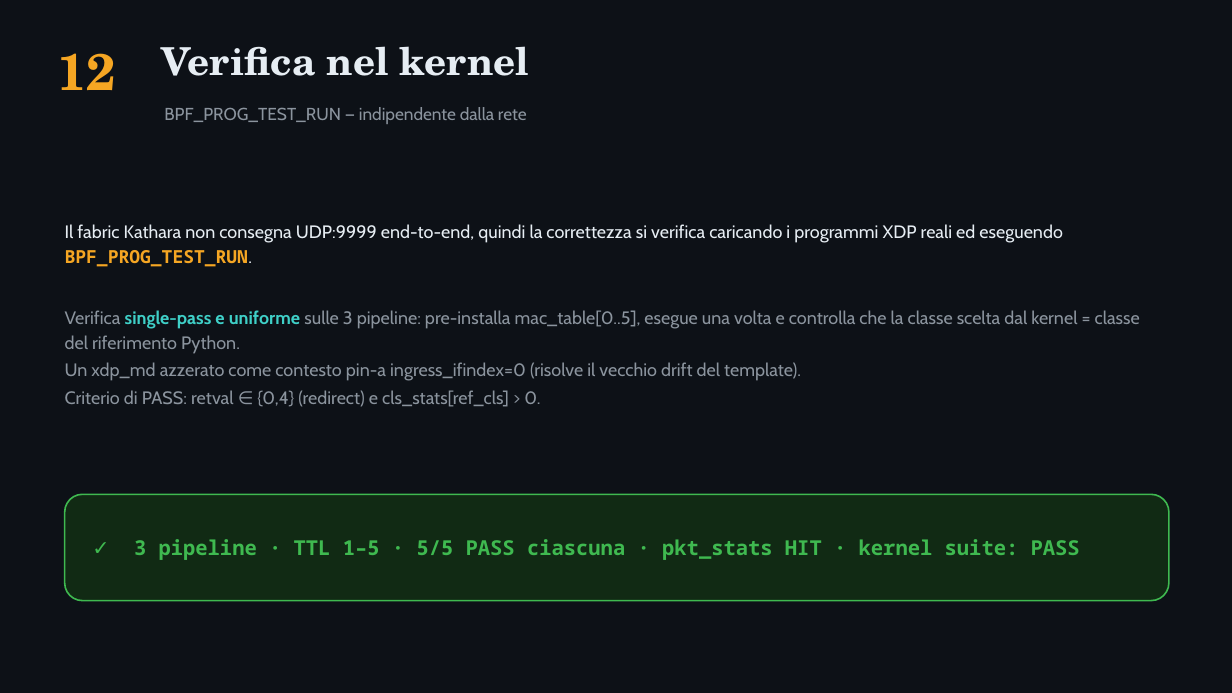
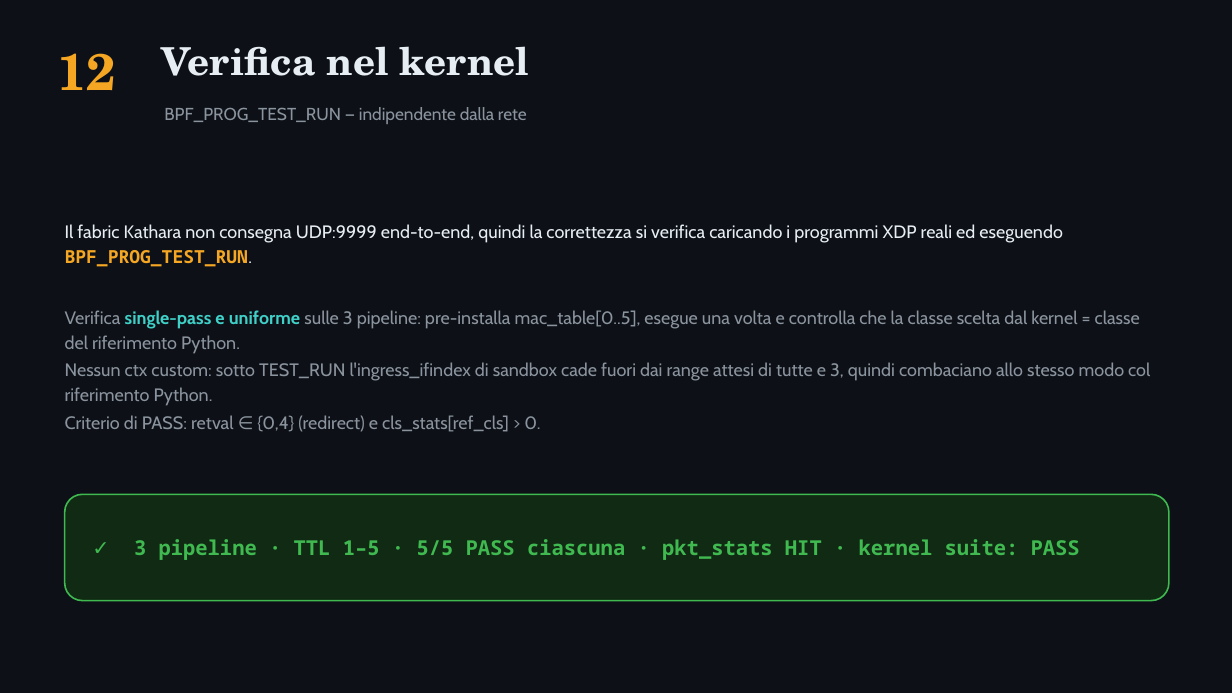
Before and after one commit to ettore-cantile/ipa_lab, a slide deck: slide 13 of docs/IPA_eBPF_pipelines.pptx. Drawn at 1232x693 pixels with LibreOffice and Linux fonts; fonts in the diff are those of the drawing. Boxes give left, top, right and bottom in pixels: in the first picture for what was removed or moved away, otherwise in the second. Text is boxed around its words. In the diff, an @@ line names an element or a change of style, - is before the commit and + after.

```diff
--- a/docs/IPA_eBPF_pipelines.pptx
+++ b/docs/IPA_eBPF_pipelines.pptx
@@ text at bbox=[65, 362, 1150, 406]: text changed @@
-Un xdp_md azzerato come contesto pin-a ingress_ifindex=0 (risolve il vecchio drift del template).
+Nessun ctx custom: sotto TEST_RUN l'ingress_ifindex di sandbox cade fuori dai range attesi di tutte e 3, quindi combaciano allo stesso modo col riferimento Python.
```
Also in this commit, not shown: 5 other slides changed, 2 other files.
